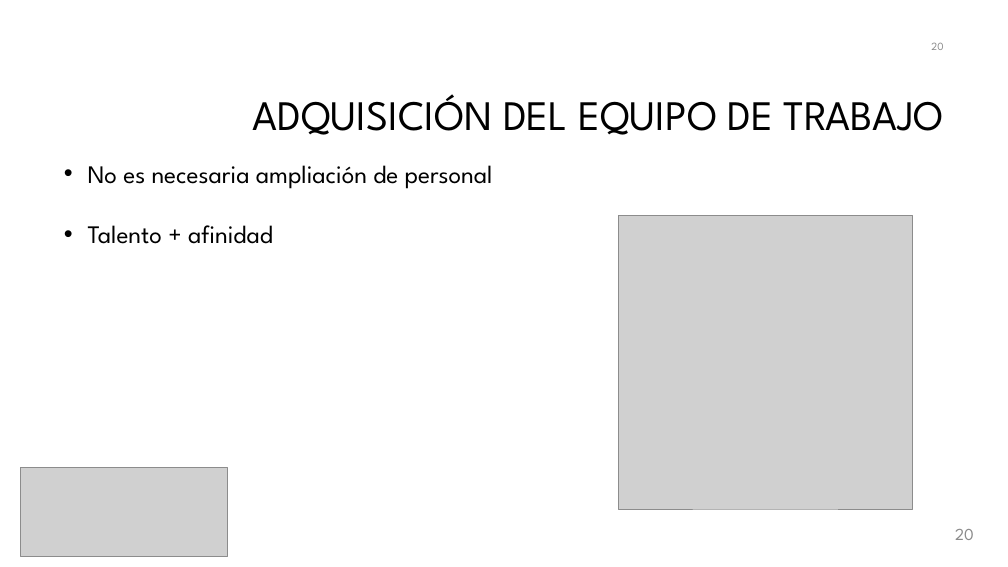
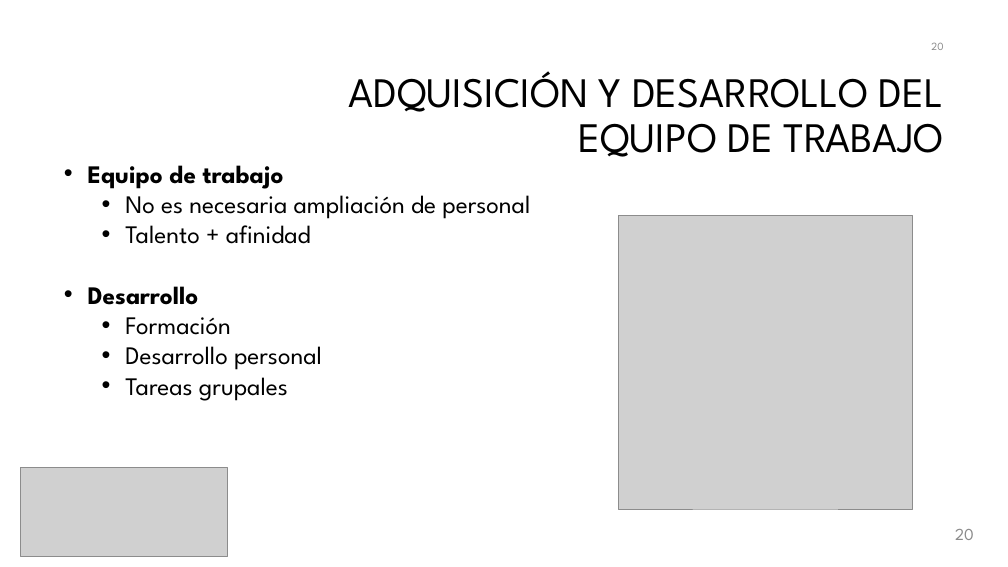
Before and after one commit to galledohm/Gestion_Proyectos, a slide deck: slide 21 of Documentos_generados/3. Gestion de Calidad y RRHH/Presentación3.pptx. Drawn at 1008x567 pixels with LibreOffice and Linux fonts; fonts in the diff are those of the drawing; grey boxes stand for pictures; background and template pictures are left out. Boxes give left, top, right and bottom in pixels: in the first picture for what was removed or moved away, otherwise in the second. Text is boxed around its words. In the diff, an @@ line names an element or a change of style, - is before the commit and + after.

```diff
--- a/Documentos_generados/3. Gestion de Calidad y RRHH/Presentación3.pptx
+++ b/Documentos_generados/3. Gestion de Calidad y RRHH/Presentación3.pptx
@@ title at bbox=[349, 71, 944, 157]: text changed @@
-ADQUISICIÓN DEL EQUIPO DE TRABAJO
+ADQUISICIÓN Y DESARROLLO DEL EQUIPO DE TRABAJO
@@ text at bbox=[88, 165, 284, 189]: paragraph added @@
+• Equipo de trabajo
@@ text at bbox=[125, 188, 530, 244]: list level 1 to 2 in "No es necesaria ampliación de ..."; list level 1 to 2 in "Talento + afinidad" @@
@@ text at bbox=[88, 286, 322, 401]: paragraphs added @@
+• Desarrollo
+  • Formación
+  • Desarrollo personal
+  • Tareas grupales
```
Also in this commit, not shown: 7 other slides changed, 2 slides removed.
